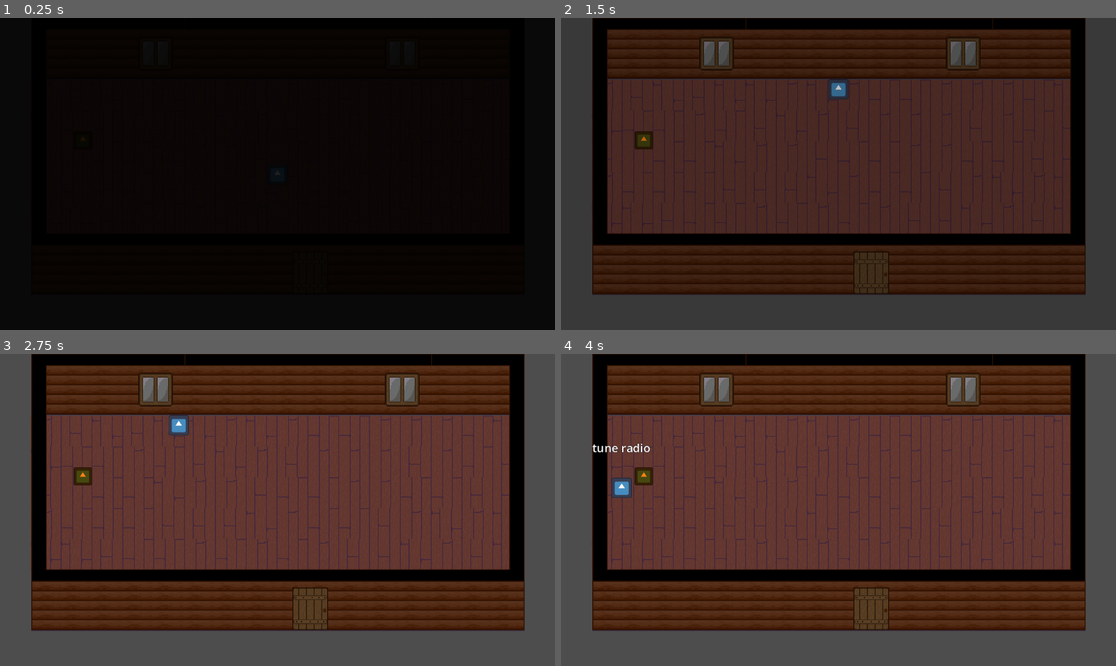
Above: before the commit, frames 1-4 (two rows, left to right).
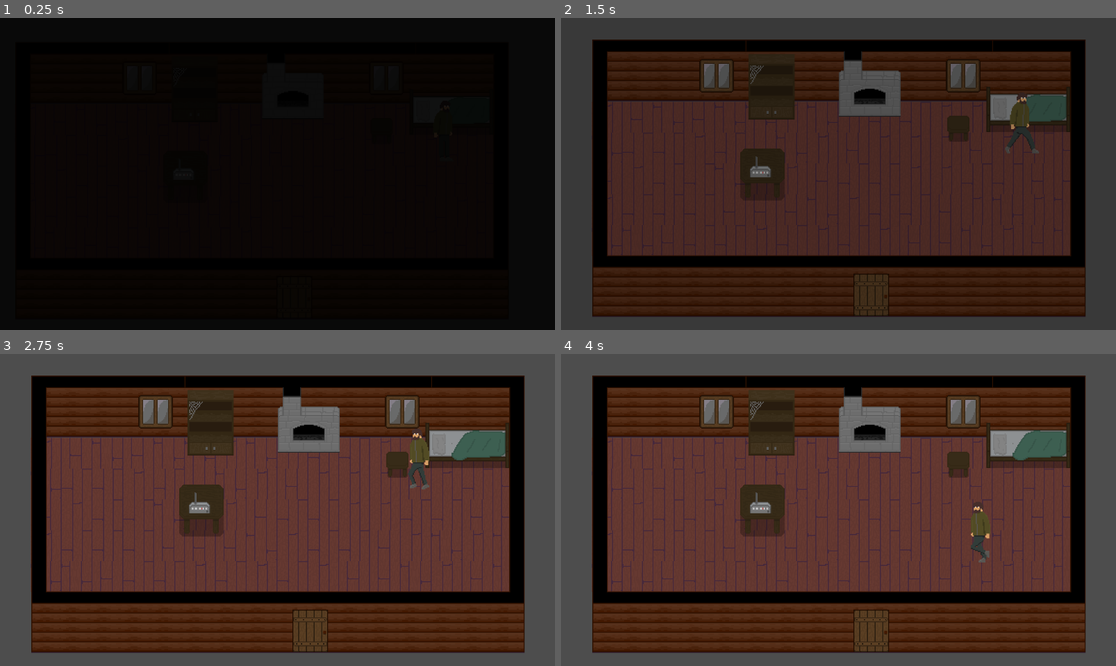
Above: after the commit, the same moments.

Repository: kurushimee/fear-the-weak
Game: Godot game, scene res://scenes/main.tscn
Same seed, same stepped clock (60 frames per second), same inputs: the game is played once before the commit and once after it. The engine's default icon, where the game draws it, is replaced by a stand-in: a white triangle on a blue panel in a dark square.
Inputs:
- Up to frame 1 (0.25 s): no input
- Up to frame 2 (1.5 s): hold Space (interact) 0.53-1.28 s; hold W (move_up) from 0.53 s (still down); tap Space (interact) at 1.35 s
- Up to frame 3 (2.75 s): release W (move_up) at 2.03 s; hold A (move_left) from 2.03 s (still down); hold Space (interact) from 2.03 s (still down)
- Up to frame 4 (4 s): release Space (interact) at 2.78 s; tap Space (interact) at 2.85 s; release A (move_left) at 3.53 s; hold S (move_down) from 3.53 s (still down); hold Space (interact) from 3.53 s (still down)

The runs differ from the first frame. In frame 1, less than 0.1% of the frame differs, in the area x 49-51%, y 48-51%; in frame 2, 34%; in frame 3, 40%; in frame 4, 41%, in the area x 5-95%, y 0-96%.

Commit message:
feat: add doors

Diff:
--- a/default_bus_layout.tres
+++ b/default_bus_layout.tres
@@ -5,7 +5,7 @@
 bus/1/solo = false
 bus/1/mute = false
 bus/1/bypass_fx = false
-bus/1/volume_db = -12.4611
+bus/1/volume_db = -15.2046
 bus/1/send = &"Master"
 bus/2/name = &"SFX"
 bus/2/solo = false
@@ -17,5 +17,5 @@
 bus/3/solo = false
 bus/3/mute = false
 bus/3/bypass_fx = false
-bus/3/volume_db = -6.57885
+bus/3/volume_db = -8.79367
 bus/3/send = &"Master"
--- a/project.godot
+++ b/project.godot
@@ -69,5 +69,7 @@
 
 [rendering]
 
+textures/canvas_textures/default_texture_filter=0
+textures/canvas_textures/default_texture_repeat=1
 renderer/rendering_method="gl_compatibility"
 renderer/rendering_method.mobile="gl_compatibility"
--- /dev/null
+++ b/scenes/door.tscn
@@ -0,0 +1,23 @@
+[gd_scene load_steps=4 format=3 uid="uid://cik8q811eci50"]
+
+[ext_resource type="Script" uid="uid://dn0f8oey2ith7" path="res://scripts/gameplay/objects/door.gd" id="1_83dcw"]
+[ext_resource type="Script" uid="uid://dy178k3wrfhwp" path="res://scripts/gameplay/interactable.gd" id="2_la1wf"]
+
+[sub_resource type="RectangleShape2D" id="RectangleShape2D_x7vq4"]
+size = Vector2(74, 64)
+
+[node name="Door" type="StaticBody2D"]
+collision_layer = 4
+collision_mask = 0
+script = ExtResource("1_83dcw")
+
+[node name="CollisionShape2D" type="CollisionShape2D" parent="."]
+position = Vector2(-1, -8)
+shape = SubResource("RectangleShape2D_x7vq4")
+
+[node name="Interactable" type="Node" parent="."]
+script = ExtResource("2_la1wf")
+interaction_prompt = "пройти в дверь"
+metadata/_custom_type_script = "uid://dy178k3wrfhwp"
+
+[connection signal="interacted" from="Interactable" to="." method="_on_interacted"]
--- /dev/null
+++ b/scenes/levels/cabin/bed.tscn
@@ -0,0 +1,18 @@
+[gd_scene load_steps=3 format=3 uid="uid://da3acn1r4352s"]
+
+[ext_resource type="Texture2D" uid="uid://bvv3wuhgccwgp" path="res://assets/sprites/cabin/home-furniture.png" id="1_ulwq5"]
+
+[sub_resource type="RectangleShape2D" id="RectangleShape2D_g1dik"]
+size = Vector2(174, 50)
+
+[node name="Bed" type="StaticBody2D"]
+collision_mask = 2
+
+[node name="CollisionShape2D" type="CollisionShape2D" parent="."]
+position = Vector2(0, 16)
+shape = SubResource("RectangleShape2D_g1dik")
+
+[node name="Sprite2D" type="Sprite2D" parent="."]
+texture = ExtResource("1_ulwq5")
+region_enabled = true
+region_rect = Rect2(36, 272, 174, 94)
--- a/scenes/levels/cabin.tscn
+++ b/scenes/levels/cabin/cabin.tscn
@@ -1,12 +1,16 @@
-[gd_scene load_steps=15 format=4 uid="uid://jisgdhf1or07"]
+[gd_scene load_steps=19 format=4 uid="uid://jisgdhf1or07"]
 
 [ext_resource type="Script" uid="uid://dmgxl3r4odaau" path="res://scripts/levels/cabin.gd" id="1_dg60t"]
 [ext_resource type="Texture2D" uid="uid://be124pllwo4ea" path="res://assets/sprites/cabin/wood-wall.png" id="2_gs66j"]
 [ext_resource type="AudioStream" uid="uid://dd542u84r4jqo" path="res://assets/audio/music/WINTER1.wav" id="2_p1b40"]
-[ext_resource type="PackedScene" uid="uid://j8310dctoxdc" path="res://scenes/objects/radio.tscn" id="2_u6nip"]
+[ext_resource type="PackedScene" uid="uid://j8310dctoxdc" path="res://scenes/levels/cabin/radio.tscn" id="2_u6nip"]
 [ext_resource type="Texture2D" uid="uid://db8f7ng3nmcix" path="res://assets/sprites/cabin/wood-floor.png" id="2_uaq2r"]
 [ext_resource type="AudioStream" uid="uid://laqdd2i80osj" path="res://assets/audio/effects/cabin/blizzard.wav" id="4_2cbld"]
-[ext_resource type="PackedScene" uid="uid://bvemusqauijyq" path="res://scenes/ui/screen_fade_effect.tscn" id="5_20dta"]
+[ext_resource type="PackedScene" uid="uid://da3acn1r4352s" path="res://scenes/levels/cabin/bed.tscn" id="5_jfp26"]
+[ext_resource type="PackedScene" uid="uid://c4j5jb5m48ivm" path="res://scenes/levels/cabin/table.tscn" id="6_30l2w"]
+[ext_resource type="PackedScene" uid="uid://cuvh0yu6pypn4" path="res://scenes/levels/cabin/shelf.tscn" id="7_de08v"]
+[ext_resource type="PackedScene" uid="uid://cfwvgomamfwi3" path="res://scenes/levels/cabin/fireplace.tscn" id="8_ynjo4"]
+[ext_resource type="PackedScene" uid="uid://cik8q811eci50" path="res://scenes/door.tscn" id="9_f7i51"]
 
 [sub_resource type="TileSetAtlasSource" id="TileSetAtlasSource_j712y"]
 texture = ExtResource("2_uaq2r")
@@ -41,12 +45,10 @@
 0:4/size_in_atlas = Vector2i(1, 2)
 0:4/0 = 0
 0:4/0/texture_origin = Vector2i(0, 32)
-0:4/0/z_index = 1
 0:4/0/physics_layer_0/polygon_0/points = PackedVector2Array(-32, -96, 0, -96, 0, 0, 32, 0, 32, 32, -32, 32)
 2:4/size_in_atlas = Vector2i(2, 2)
 2:4/0 = 0
 2:4/0/texture_origin = Vector2i(-32, 32)
-2:4/0/z_index = 1
 2:4/0/physics_layer_0/polygon_0/points = PackedVector2Array(-32, 0, 96, 0, 96, 32, -32, 32)
 2:6/size_in_atlas = Vector2i(1, 2)
 2:6/0 = 0
@@ -67,12 +69,10 @@
 1:4/size_in_atlas = Vector2i(1, 2)
 1:4/0 = 0
 1:4/0/texture_origin = Vector2i(0, 32)
-1:4/0/z_index = 1
 1:4/0/physics_layer_0/polygon_0/points = PackedVector2Array(-32, 0, 32, 0, 32, 32, -32, 32)
 5:4/size_in_atlas = Vector2i(1, 2)
 5:4/0 = 0
 5:4/0/texture_origin = Vector2i(0, 32)
-5:4/0/z_index = 1
 5:4/0/physics_layer_0/polygon_0/points = PackedVector2Array(0, -96, 32, -96, 32, 32, -32, 32, -32, 0, 0, 0)
 
 [sub_resource type="TileSet" id="TileSet_20dta"]
@@ -142,44 +142,71 @@
 &"fade_in": SubResource("Animation_p1b40")
 }
 
-[node name="Cabin" type="Node2D" node_paths=PackedStringArray("background_music_ap", "screen_fade_effect")]
+[node name="Cabin" type="Node2D" node_paths=PackedStringArray("background_music_ap")]
+y_sort_enabled = true
 script = ExtResource("1_dg60t")
-background_music_ap = NodePath("BackgroundMusic/AnimationPlayer")
-screen_fade_effect = NodePath("ScreenFadeEffect")
+background_music_ap = NodePath("Audio/BackgroundMusic/AnimationPlayer")
 
 [node name="TileMaps" type="Node2D" parent="."]
+y_sort_enabled = true
 
 [node name="Floor" type="TileMapLayer" parent="TileMaps"]
+z_index = -1
 tile_map_data = PackedByteArray("AAACAAIAAAABAAAAAAADAAIAAAABAAEAAAADAAMAAAAAAAAAAAAEAAMAAAAAAAEAAAAEAAQAAAAAAAAAAAACAA …(1200 unchanged characters)…
 tile_set = SubResource("TileSet_qihlm")
 
 [node name="Walls" type="TileMapLayer" parent="TileMaps"]
+y_sort_enabled = true
 position = Vector2(1, -1)
 tile_map_data = PackedByteArray("AAABAAMAAAAAAAIAAAABAAQAAAAAAAIAAAABAAUAAAAAAAIAAAABAAYAAAAAAAIAAAABAAgAAAAAAAQAAAACAA …(544 unchanged characters)…
 tile_set = SubResource("TileSet_20dta")
 
-[node name="Radio" parent="." instance=ExtResource("2_u6nip")]
-position = Vector2(172, 254)
-
-[node name="BackgroundMusic" type="AudioStreamPlayer" parent="."]
+[node name="Objects" type="Node2D" parent="."]
+y_sort_enabled = true
+
+[node name="Radio" parent="Objects" instance=ExtResource("2_u6nip")]
+position = Vector2(418, 279)
+
+[node name="Bed" parent="Objects" instance=ExtResource("5_jfp26")]
+position = Vector2(970, 144)
+
+[node name="Table" parent="Objects" instance=ExtResource("6_30l2w")]
+position = Vector2(825, 184)
+
+[node name="Shelf" parent="Objects" instance=ExtResource("7_de08v")]
+position = Vector2(437, 97)
+
+[node name="Fireplace" parent="Objects" instance=ExtResource("8_ynjo4")]
+z_index = 1
+position = Vector2(641, 79)
+
+[node name="Door" parent="." node_paths=PackedStringArray("destination") instance=ExtResource("9_f7i51")]
+position = Vector2(644, 575)
+destination = NodePath("Exit")
+
+[node name="Exit" type="Node2D" parent="Door"]
+position = Vector2(0, 50)
+
+[node name="Audio" type="Node" parent="."]
+
+[node name="BackgroundMusic" type="AudioStreamPlayer" parent="Audio"]
 stream = ExtResource("2_p1b40")
 bus = &"Music"
 
-[node name="AnimationPlayer" type="AnimationPlayer" parent="BackgroundMusic"]
+[node name="AnimationPlayer" type="AnimationPlayer" parent="Audio/BackgroundMusic"]
 libraries = {
 &"": SubResource("AnimationLibrary_2cbld")
 }
 
-[node name="StartDelay" type="Timer" parent="BackgroundMusic"]
+[node name="StartDelay" type="Timer" parent="Audio/BackgroundMusic"]
 wait_time = 5.0
 one_shot = true
 autostart = true
 
-[node name="Ambience" type="AudioStreamPlayer" parent="."]
+[node name="Ambience" type="AudioStreamPlayer" parent="Audio"]
 stream = ExtResource("4_2cbld")
 autoplay = true
 bus = &"Background"
 
-[node name="ScreenFadeEffect" parent="." instance=ExtResource("5_20dta")]
-
-[connection signal="timeout" from="BackgroundMusic/StartDelay" to="." method="_on_start_delay_timeout"]
+[connection signal="passed_through" from="Door" to="." method="_on_door_passed_through"]
+[connection signal="timeout" from="Audio/BackgroundMusic/StartDelay" to="." method="_on_start_delay_timeout"]
--- /dev/null
+++ b/scenes/levels/cabin/fireplace.tscn
@@ -0,0 +1,18 @@
+[gd_scene load_steps=3 format=3 uid="uid://cfwvgomamfwi3"]
+
+[ext_resource type="Texture2D" uid="uid://bvv3wuhgccwgp" path="res://assets/sprites/cabin/home-furniture.png" id="1_y28dr"]
+
+[sub_resource type="RectangleShape2D" id="RectangleShape2D_5fwx1"]
+size = Vector2(128, 111)
+
+[node name="Fireplace" type="StaticBody2D"]
+collision_mask = 2
+
+[node name="CollisionShape2D" type="CollisionShape2D" parent="."]
+position = Vector2(0, 24.5)
+shape = SubResource("RectangleShape2D_5fwx1")
+
+[node name="Sprite2D" type="Sprite2D" parent="."]
+texture = ExtResource("1_y28dr")
+region_enabled = true
+region_rect = Rect2(384, 0, 128, 160)
--- a/scenes/objects/radio.tscn
+++ b/scenes/levels/cabin/radio.tscn
@@ -1,29 +1,31 @@
 [gd_scene load_steps=6 format=3 uid="uid://j8310dctoxdc"]
 
 [ext_resource type="Script" uid="uid://bjvlqyxvq1hpf" path="res://scripts/gameplay/objects/radio.gd" id="1_radio"]
-[ext_resource type="Texture2D" uid="uid://deg7hoorwgpw8" path="res://icon.svg" id="2_hrs8c"]
+[ext_resource type="Texture2D" uid="uid://bvv3wuhgccwgp" path="res://assets/sprites/cabin/home-furniture.png" id="2_hrs8c"]
 [ext_resource type="Script" uid="uid://dy178k3wrfhwp" path="res://scripts/gameplay/interactable.gd" id="2_interactable"]
 [ext_resource type="PackedScene" path="res://scenes/ui/radio_minigame_ui.tscn" id="3_minigame"]
 
 [sub_resource type="RectangleShape2D" id="RectangleShape2D_radio1"]
-size = Vector2(32, 32)
+size = Vector2(92, 63)
 
 [node name="Radio" type="StaticBody2D"]
-collision_layer = 4
-collision_mask = 0
+y_sort_enabled = true
+collision_layer = 5
+collision_mask = 2
 script = ExtResource("1_radio")
 
 [node name="CollisionShape2D" type="CollisionShape2D" parent="."]
+position = Vector2(0, 2.5)
 shape = SubResource("RectangleShape2D_radio1")
 
 [node name="Sprite2D" type="Sprite2D" parent="."]
-modulate = Color(1, 0.513726, 0.0823529, 1)
-scale = Vector2(0.3, 0.3)
 texture = ExtResource("2_hrs8c")
+region_enabled = true
+region_rect = Rect2(404, 270, 92, 108)
 
 [node name="Interactable" type="Node" parent="."]
 script = ExtResource("2_interactable")
-interaction_prompt = "tune radio"
+interaction_prompt = "настроить радио"
 
 [node name="CanvasLayer" type="CanvasLayer" parent="."]
 
--- /dev/null
+++ b/scenes/levels/cabin/shelf.tscn
@@ -0,0 +1,18 @@
+[gd_scene load_steps=3 format=3 uid="uid://cuvh0yu6pypn4"]
+
+[ext_resource type="Texture2D" uid="uid://bvv3wuhgccwgp" path="res://assets/sprites/cabin/home-furniture.png" id="1_n1a74"]
+
+[sub_resource type="RectangleShape2D" id="RectangleShape2D_7hajg"]
+size = Vector2(96, 37)
+
+[node name="Shelf" type="StaticBody2D"]
+collision_mask = 2
+
+[node name="CollisionShape2D" type="CollisionShape2D" parent="."]
+position = Vector2(0, 49.5)
+shape = SubResource("RectangleShape2D_7hajg")
+
+[node name="Sprite2D" type="Sprite2D" parent="."]
+texture = ExtResource("1_n1a74")
+region_enabled = true
+region_rect = Rect2(144, 24, 96, 136)
--- /dev/null
+++ b/scenes/levels/cabin/table.tscn
@@ -0,0 +1,18 @@
+[gd_scene load_steps=3 format=3 uid="uid://c4j5jb5m48ivm"]
+
+[ext_resource type="Texture2D" uid="uid://bvv3wuhgccwgp" path="res://assets/sprites/cabin/home-furniture.png" id="1_22a8j"]
+
+[sub_resource type="RectangleShape2D" id="RectangleShape2D_t5b25"]
+size = Vector2(46, 30)
+
+[node name="Table" type="StaticBody2D"]
+collision_mask = 2
+
+[node name="CollisionShape2D" type="CollisionShape2D" parent="."]
+position = Vector2(0, 6)
+shape = SubResource("RectangleShape2D_t5b25")
+
+[node name="Sprite2D" type="Sprite2D" parent="."]
+texture = ExtResource("1_22a8j")
+region_enabled = true
+region_rect = Rect2(292, 304, 46, 54)
--- a/scenes/main.tscn
+++ b/scenes/main.tscn
@@ -1,11 +1,19 @@
-[gd_scene load_steps=3 format=3 uid="uid://c6frfb6s7uegs"]
+[gd_scene load_steps=5 format=3 uid="uid://c6frfb6s7uegs"]
 
-[ext_resource type="PackedScene" uid="uid://jisgdhf1or07" path="res://scenes/levels/cabin.tscn" id="1_0wfyh"]
+[ext_resource type="PackedScene" uid="uid://jisgdhf1or07" path="res://scenes/levels/cabin/cabin.tscn" id="1_0wfyh"]
+[ext_resource type="Script" uid="uid://boiwh5mkb2808" path="res://scripts/main.gd" id="1_sugp2"]
 [ext_resource type="PackedScene" uid="uid://3q8i2pl8dgtp" path="res://scenes/player.tscn" id="2_sugp2"]
+[ext_resource type="PackedScene" uid="uid://bvemusqauijyq" path="res://scenes/ui/screen_fade_effect.tscn" id="4_jyhfs"]
 
-[node name="Main" type="Node"]
+[node name="Main" type="Node2D"]
+y_sort_enabled = true
+script = ExtResource("1_sugp2")
 
-[node name="Gym" parent="." instance=ExtResource("1_0wfyh")]
+[node name="Cabin" parent="." instance=ExtResource("1_0wfyh")]
 
 [node name="Player" parent="." instance=ExtResource("2_sugp2")]
-position = Vector2(576, 325)
+position = Vector2(954, 226)
+
+[node name="ScreenFadeEffect" parent="." instance=ExtResource("4_jyhfs")]
+
+[connection signal="exited_cabin" from="Cabin" to="." method="_on_exited_cabin"]
--- a/scenes/player.tscn
+++ b/scenes/player.tscn
@@ -1,13 +1,149 @@
-[gd_scene load_steps=6 format=3 uid="uid://3q8i2pl8dgtp"]
+[gd_scene load_steps=25 format=3 uid="uid://3q8i2pl8dgtp"]
 
-[ext_resource type="Texture2D" uid="uid://deg7hoorwgpw8" path="res://icon.svg" id="1_3vyb7"]
 [ext_resource type="Script" uid="uid://bwd050i1s3xq2" path="res://scripts/gameplay/player.gd" id="1_g2els"]
+[ext_resource type="Texture2D" uid="uid://btlhj73hmapnj" path="res://assets/sprites/character/man-idle.png" id="2_qhqgy"]
+[ext_resource type="Texture2D" uid="uid://dol64iwyldbvp" path="res://assets/sprites/character/man-walk-Sheet.png" id="3_dqkch"]
 
 [sub_resource type="RectangleShape2D" id="RectangleShape2D_u8vuu"]
-size = Vector2(42, 42)
+size = Vector2(42, 50)
+
+[sub_resource type="AtlasTexture" id="AtlasTexture_qlg0r"]
+atlas = ExtResource("3_dqkch")
+region = Rect2(0, 0, 128, 128)
+
+[sub_resource type="AtlasTexture" id="AtlasTexture_tuyoq"]
+atlas = ExtResource("3_dqkch")
+region = Rect2(128, 0, 128, 128)
+
+[sub_resource type="AtlasTexture" id="AtlasTexture_fjrip"]
+atlas = ExtResource("3_dqkch")
+region = Rect2(256, 0, 128, 128)
+
+[sub_resource type="AtlasTexture" id="AtlasTexture_smehm"]
+atlas = ExtResource("3_dqkch")
+region = Rect2(384, 0, 128, 128)
+
+[sub_resource type="AtlasTexture" id="AtlasTexture_ur7pv"]
+atlas = ExtResource("3_dqkch")
+region = Rect2(512, 0, 128, 128)
+
+[sub_resource type="AtlasTexture" id="AtlasTexture_y4r1p"]
+atlas = ExtResource("3_dqkch")
+region = Rect2(640, 0, 128, 128)
+
+[sub_resource type="AtlasTexture" id="AtlasTexture_d2wvv"]
+atlas = ExtResource("3_dqkch")
+region = Rect2(768, 0, 128, 128)
+
+[sub_resource type="AtlasTexture" id="AtlasTexture_3v2ag"]
+atlas = ExtResource("3_dqkch")
+region = Rect2(896, 0, 128, 128)
+
+[sub_resource type="AtlasTexture" id="AtlasTexture_jej6c"]
+atlas = ExtResource("3_dqkch")
+region = Rect2(1024, 0, 128, 128)
+
+[sub_resource type="AtlasTexture" id="AtlasTexture_f1ej7"]
+atlas = ExtResource("3_dqkch")
+region = Rect2(1152, 0, 128, 128)
+
+[sub_resource type="AtlasTexture" id="AtlasTexture_oprun"]
+atlas = ExtResource("3_dqkch")
+region = Rect2(1280, 0, 128, 128)
+
+[sub_resource type="AtlasTexture" id="AtlasTexture_a8ls1"]
+atlas = ExtResource("3_dqkch")
+region = Rect2(1408, 0, 128, 128)
+
+[sub_resource type="AtlasTexture" id="AtlasTexture_qfm1y"]
+atlas = ExtResource("3_dqkch")
+region = Rect2(1536, 0, 128, 128)
+
+[sub_resource type="AtlasTexture" id="AtlasTexture_fulsm"]
+atlas = ExtResource("3_dqkch")
+region = Rect2(1664, 0, 128, 128)
+
+[sub_resource type="AtlasTexture" id="AtlasTexture_4r5pv"]
+atlas = ExtResource("3_dqkch")
+region = Rect2(1792, 0, 128, 128)
+
+[sub_resource type="AtlasTexture" id="AtlasTexture_60mlk"]
+atlas = ExtResource("3_dqkch")
+region = Rect2(1920, 0, 128, 128)
+
+[sub_resource type="AtlasTexture" id="AtlasTexture_i4ail"]
+atlas = ExtResource("3_dqkch")
+region = Rect2(2048, 0, 128, 128)
+
+[sub_resource type="SpriteFrames" id="SpriteFrames_a38lo"]
+animations = [{
+"frames": [{
+"duration": 1.0,
+"texture": ExtResource("2_qhqgy")
+}],
+"loop": true,
+"name": &"idle",
+"speed": 5.0
+}, {
+"frames": [{
+"duration": 1.0,
+"texture": SubResource("AtlasTexture_qlg0r")
+}, {
+"duration": 1.0,
+"texture": SubResource("AtlasTexture_tuyoq")
+}, {
+"duration": 1.0,
+"texture": SubResource("AtlasTexture_fjrip")
+}, {
+"duration": 1.0,
+"texture": SubResource("AtlasTexture_smehm")
+}, {
+"duration": 1.0,
+"texture": SubResource("AtlasTexture_ur7pv")
+}, {
+"duration": 1.0,
+"texture": SubResource("AtlasTexture_y4r1p")
+}, {
+"duration": 1.0,
+"texture": SubResource("AtlasTexture_d2wvv")
+}, {
+"duration": 1.0,
+"texture": SubResource("AtlasTexture_3v2ag")
+}, {
+"duration": 1.0,
+"texture": SubResource("AtlasTexture_jej6c")
+}, {
+"duration": 1.0,
+"texture": SubResource("AtlasTexture_f1ej7")
+}, {
+"duration": 1.0,
+"texture": SubResource("AtlasTexture_oprun")
+}, {
+"duration": 1.0,
+"texture": SubResource("AtlasTexture_a8ls1")
+}, {
+"duration": 1.0,
+"texture": SubResource("AtlasTexture_qfm1y")
+}, {
+"duration": 1.0,
+"texture": SubResource("AtlasTexture_fulsm")
+}, {
+"duration": 1.0,
+"texture": SubResource("AtlasTexture_4r5pv")
+}, {
+"duration": 1.0,
+"texture": SubResource("AtlasTexture_60mlk")
+}, {
+"duration": 1.0,
+"texture": SubResource("AtlasTexture_i4ail")
+}],
+"loop": true,
+"name": &"walk",
+"speed": 12.0
+}]
 
 [sub_resource type="CircleShape2D" id="CircleShape2D_s6siq"]
-radius = 75.0
+radius = 100.0
 
 [sub_resource type="LabelSettings" id="LabelSettings_l12u3"]
 font_size = 24
@@ -15,15 +151,19 @@
 outline_color = Color(0, 0, 0, 1)
 
 [node name="Player" type="CharacterBody2D"]
+y_sort_enabled = true
 collision_layer = 2
 script = ExtResource("1_g2els")
 
 [node name="CollisionShape2D" type="CollisionShape2D" parent="."]
+position = Vector2(0, -4)
 shape = SubResource("RectangleShape2D_u8vuu")
 
-[node name="Sprite2D" type="Sprite2D" parent="."]
-scale = Vector2(0.33, 0.33)
-texture = ExtResource("1_3vyb7")
+[node name="AnimatedSprite2D" type="AnimatedSprite2D" parent="."]
+position = Vector2(0, -43)
+sprite_frames = SubResource("SpriteFrames_a38lo")
+animation = &"idle"
+autoplay = "idle"
 
 [node name="InteractionArea" type="Area2D" parent="."]
 collision_layer = 0
@@ -35,12 +175,25 @@
 [node name="InteractionPrompt" type="Label" parent="."]
 z_index = 2
 offset_left = -100.0
-offset_top = -100.0
+offset_top = -139.0
 offset_right = 100.0
-offset_bottom = -74.0
+offset_bottom = -105.0
 text = "interact"
 label_settings = SubResource("LabelSettings_l12u3")
 horizontal_alignment = 1
 
+[node name="Camera2D" type="Camera2D" parent="."]
+process_callback = 0
+position_smoothing_enabled = true
+drag_horizontal_enabled = true
+drag_vertical_enabled = true
+drag_horizontal_offset = -0.82
+drag_vertical_offset = 0.2
+drag_left_margin = 0.8
+drag_top_margin = 0.8
+drag_right_margin = 0.8
+drag_bottom_margin = 0.8
+editor_draw_drag_margin = true
+
 [connection signal="body_entered" from="InteractionArea" to="." method="_on_body_entered"]
 [connection signal="body_exited" from="InteractionArea" to="." method="_on_body_exited"]
--- /dev/null
+++ b/scripts/gameplay/objects/door.gd
@@ -0,0 +1,13 @@
+extends StaticBody2D
+
+signal passed_through
+
+## The player will be teleported to this Node2D's position.
+@export var destination: Node2D
+
+
+func _on_interacted() -> void:
+	await ScreenFadeEffect.instance.fade_out()
+	Player.instance.global_position = destination.global_position
+	passed_through.emit()
+	ScreenFadeEffect.instance.fade_in()
--- a/scripts/gameplay/player.gd
+++ b/scripts/gameplay/player.gd
@@ -1,9 +1,11 @@
 class_name Player
 extends CharacterBody2D
 
-const SPEED = 300.0
+const SPEED = 350.0
 
 static var instance: Player
+
+@onready var sprite: AnimatedSprite2D = $AnimatedSprite2D
 
 var is_input_enabled: bool = true
 var current_interactable: Interactable = null
@@ -19,18 +21,18 @@
 
 ## Handles player movement.
 func _physics_process(_delta: float) -> void:
-	if not is_input_enabled:
-		velocity = Vector2.ZERO
-		move_and_slide()
-		return
-
 	# Get the input direction and handle the movement/deceleration.
 	var direction := Input.get_vector(&"move_left", &"move_right", &"move_up", &"move_down").normalized()
-	if direction:
+	if direction and is_input_enabled:
 		velocity = direction * SPEED
+		sprite.play(&"walk")
 	else:
 		velocity.x = move_toward(velocity.x, 0, SPEED)
 		velocity.y = move_toward(velocity.y, 0, SPEED)
+		sprite.play(&"idle")
+
+	if not is_zero_approx(velocity.x):
+		sprite.flip_h = velocity.x < 0
 
 	move_and_slide()
 
@@ -51,7 +53,7 @@
 		interaction_prompt.text = current_interactable.interaction_prompt
 		interaction_prompt.visible = current_interactable.is_active
 	else:
-		interaction_prompt.visible = false
+		interaction_prompt.hide()
 
 
 ## Returns the nearest `Interactable` in the interaction area.
@@ -81,8 +83,7 @@
 func set_input_enabled(enabled: bool) -> void:
 	is_input_enabled = enabled
 	if not enabled:
-		velocity = Vector2.ZERO
-		interaction_prompt.visible = false
+		interaction_prompt.hide()
 	else:
 		update_interaction()
 
--- a/scripts/levels/cabin.gd
+++ b/scripts/levels/cabin.gd
@@ -1,14 +1,15 @@
 extends Node2D
+
+signal exited_cabin
 
 ## AnimationPlayer child node of BackgroundMusic.
 @export var background_music_ap: AnimationPlayer
-@export var screen_fade_effect: CanvasLayer
-
-
-func _ready() -> void:
-	screen_fade_effect.fade_in()
 
 
 ## Plays the background music after a start delay.
 func _on_start_delay_timeout() -> void:
 	background_music_ap.play(&"fade_in")
+
+
+func _on_door_passed_through() -> void:
+	exited_cabin.emit()
--- /dev/null
+++ b/scripts/main.gd
@@ -0,0 +1,9 @@
+extends Node2D
+
+@onready var cabin: Node2D = $Cabin
+
+
+func _on_exited_cabin() -> void:
+	remove_child(cabin)
+	await get_tree().process_frame # Wait for interactables to be gone.
+	Player.instance.update_interaction() # Fixes prompt stuck visible.
--- a/scripts/ui/screen_fade_effect.gd
+++ b/scripts/ui/screen_fade_effect.gd
@@ -1,14 +1,22 @@
+class_name ScreenFadeEffect
 extends CanvasLayer
 
-const MIN_VOLUME := -20.0
+const MIN_VOLUME := -50.0
 
 const FADE_IN_ANIM := &"fade_in"
 const FADE_OUT_ANIM := &"fade_out"
+
+static var instance: ScreenFadeEffect
 
 @export var animation_player: AnimationPlayer
 @export var timer: Timer
 
 var timer_running := false
+
+
+func _ready() -> void:
+	instance = self
+	fade_in()
 
 
 func _process(_delta: float) -> void:
Binary file added: assets/sprites/character/man-idle.png
Not shown, added: assets/sprites/character/man-idle.png.import
Binary file added: assets/sprites/character/man-walk-Sheet.png
Not shown, added: assets/sprites/character/man-walk-Sheet.png.import
Binary file added: assets/sprites/forest/echo.png
Not shown, added: assets/sprites/forest/echo.png.import
Binary file added: assets/sprites/forest/grave.png
Not shown, added: assets/sprites/forest/grave.png.import
Not shown, added: scripts/gameplay/objects/door.gd.uid
Not shown, added: scripts/main.gd.uid
